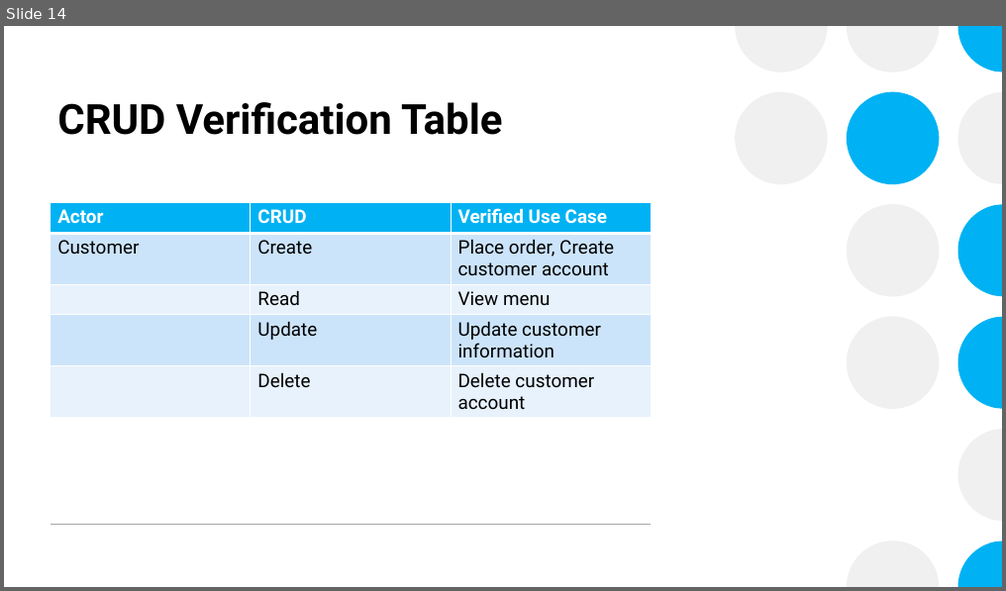
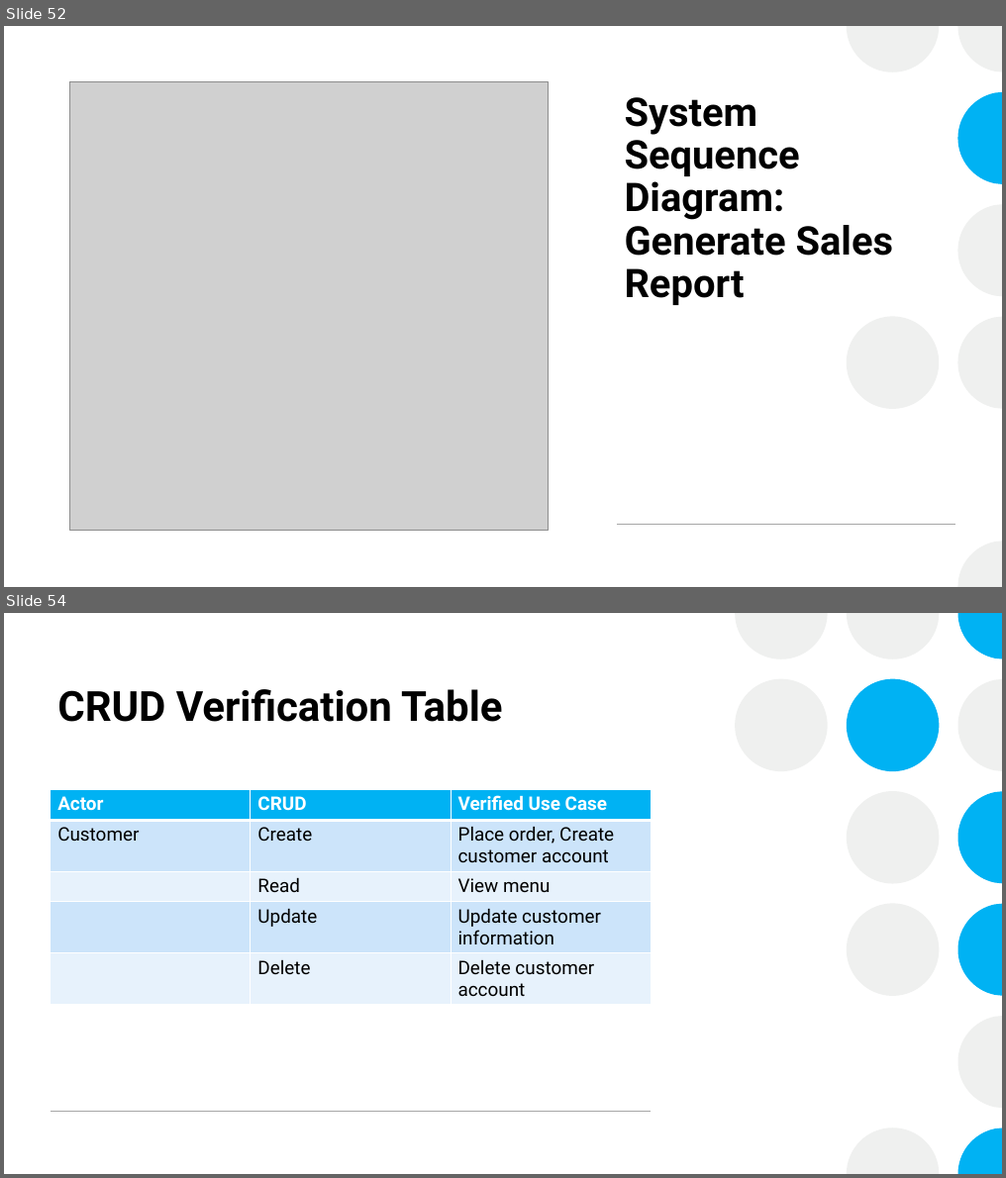
Before and after one commit to CheetoBuri/Restuarant-Information-System, a slide deck: Restaurant Information System.pptx. Shown one above the other, each under a label of ours: slide 14 before the commit, slides 52 and 54 after it; the slides between them are not shown. The pictures are 1006x591 and 1006x1178 pixels, drawn with LibreOffice and Linux fonts; fonts in the diff are those of the drawing; grey boxes stand for pictures. Boxes give left, top, right and bottom in pixels: in the first picture for what was removed or moved away, otherwise in the second. Text is boxed around its words. In the diff, an @@ line names an element or a change of style, - is before the commit and + after.

Commit message:
Added more slides and images to the powerpoint

```diff
--- a/Restaurant Information System.pptx
+++ b/Restaurant Information System.pptx
@@ slide 52 added at [4,26,1002,587], background #FFFFFF; not listed: 7 template elements that a slide beside it also shows @@
@@ rectangle added at [4,26,1002,587], fill #FFFFFF @@
@@ group added at [846,26,1002,587]: 6 freeform shapes, 1 ellipse @@
@@ picture added at [70,82,548,531] @@
@@ title added at [625,97,894,305], 38 pt, text #000000, bold @@
+System Sequence Diagram: Generate Sales Report
@@ group added at [512,26,1002,587]: 8 freeform shapes @@
@@ line added from (617, 525) to (955, 525), #A6A6A6 1 pt @@
@@ what was slide 14 is now slide 54 @@
```
Also in this commit, not shown: 39 other slides added.
